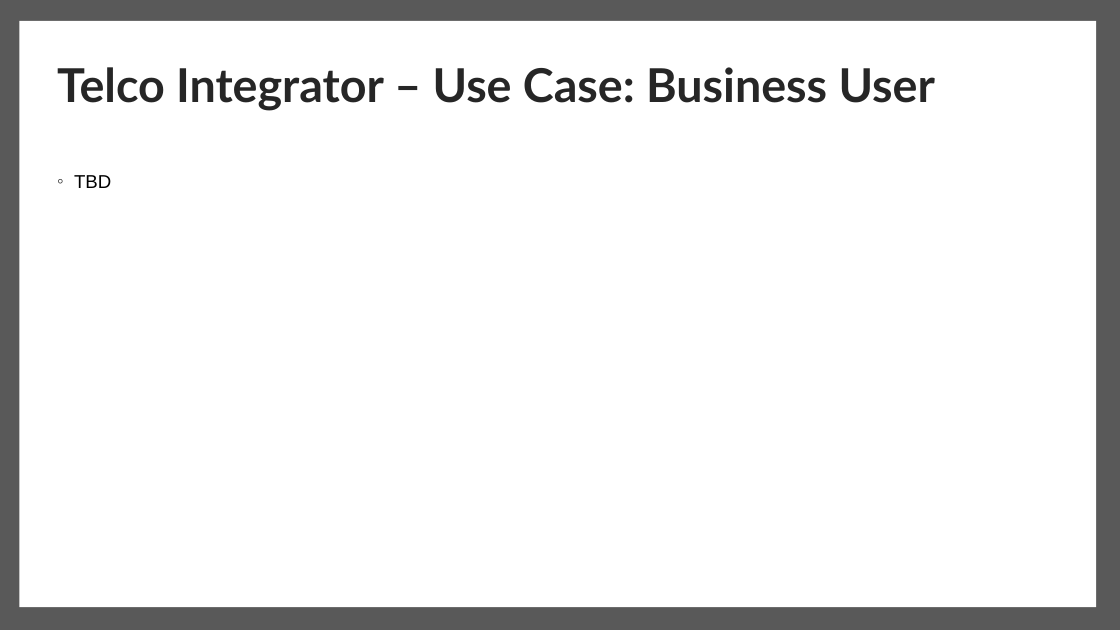
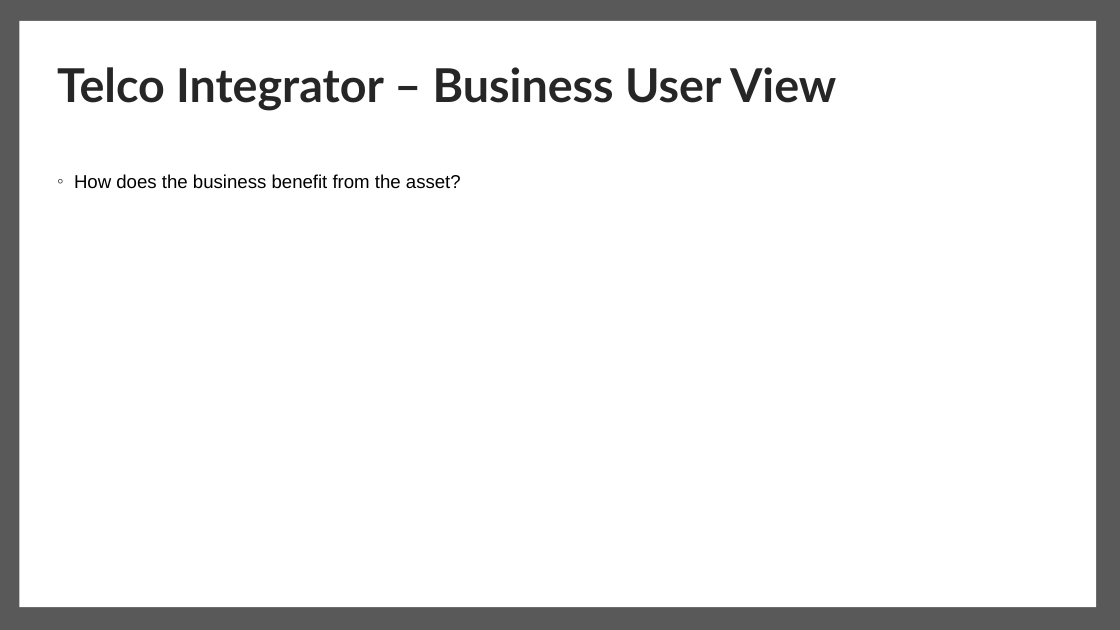
Before and after one commit to IBM/telco-integrator, a slide deck: slide 19 of Business/Telco Integrator - Business Case.pptx. Drawn at 1120x630 pixels with LibreOffice and Linux fonts; fonts in the diff are those of the drawing. Boxes give left, top, right and bottom in pixels: in the first picture for what was removed or moved away, otherwise in the second. Text is boxed around its words. In the diff, an @@ line names an element or a change of style, - is before the commit and + after.

Commit message:
Update Telco Integrator - Business Case.pptx
Updated client presentation

```diff
--- a/Business/Telco Integrator - Business Case.pptx
+++ b/Business/Telco Integrator - Business Case.pptx
@@ title at <box>57,67,836,111</box>: text changed @@
-Telco Integrator – Use Case: Business User
+Telco Integrator – Business User View
@@ text at <box>74,174,461,189</box>: text changed @@
-◦ TBD
+◦ How does the business benefit from the asset?
```
Also in this commit, not shown: 2 other slides changed.
